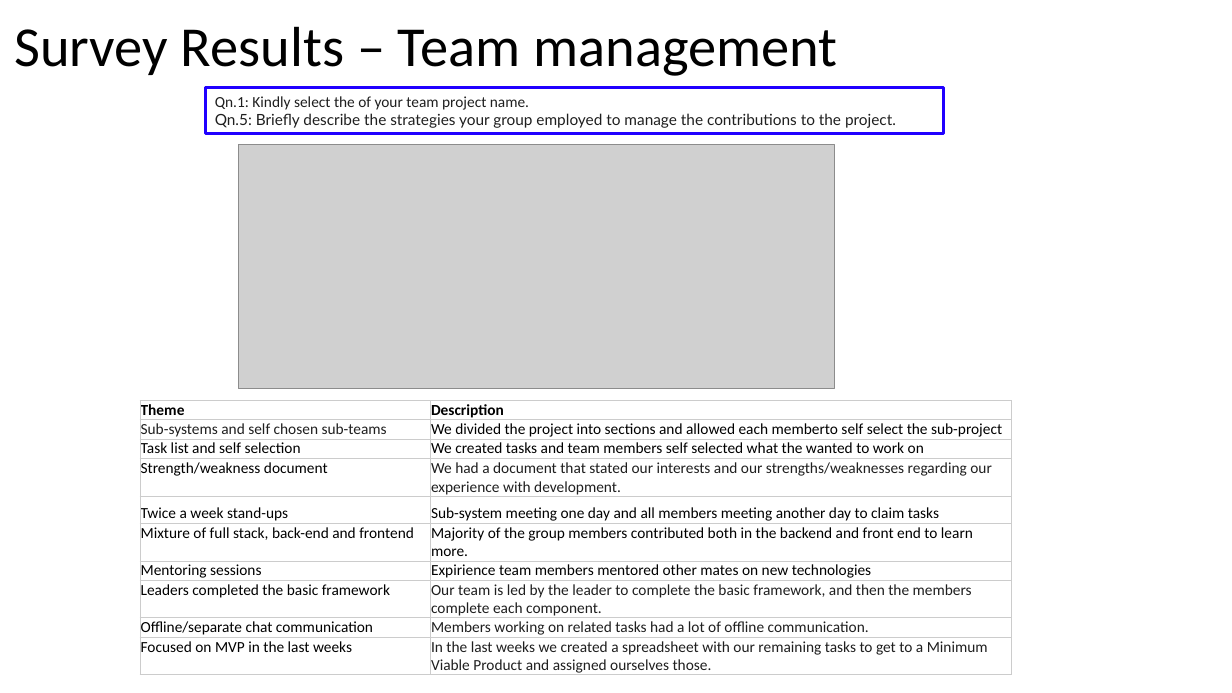
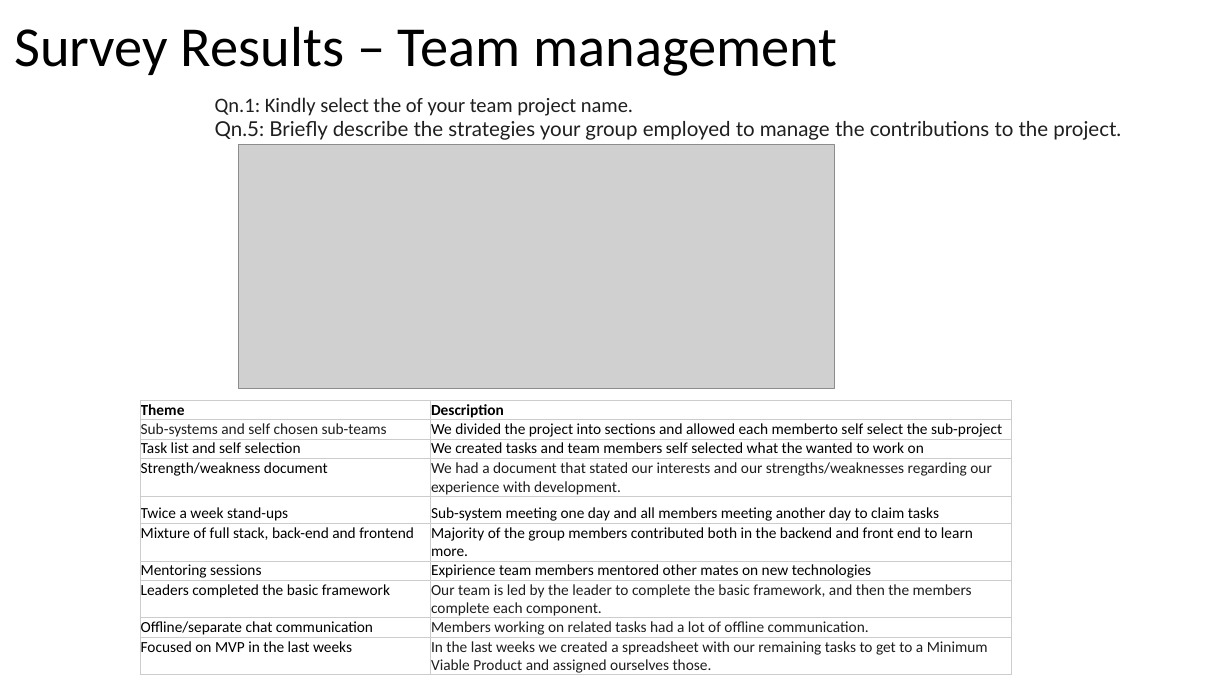
Before and after one commit to johnxu21/johnxu21.github.io, a slide deck: slide 16 of teaching/CS472/Timetable/Survey_Presentation.pptx (slide 15 before the commit). Drawn at 1232x693 pixels with LibreOffice and Linux fonts; fonts in the diff are those of the drawing; grey boxes stand for pictures. Boxes give left, top, right and bottom in pixels: in the first picture for what was removed or moved away, otherwise in the second. Text is boxed around its words. In the diff, an @@ line names an element or a change of style, - is before the commit and + after.

```diff
--- a/teaching/CS472/Timetable/Survey_Presentation.pptx
+++ b/teaching/CS472/Timetable/Survey_Presentation.pptx
@@ text "Qn.1: Kindly select the of ...": place and size @@
-text "Qn.1: Kindly select the of ..." at box(206, 87, 945, 133)
+text "Qn.1: Kindly select the of ..." at box(215, 97, 1121, 140)
@@ text "Qn.1: Kindly select the of ..." at box(215, 97, 1121, 140): size 12 to 16 pt; outline #2000FF 2.25 pt to none @@
```
Also in this commit, not shown: 11 other slides changed, 9 slides added, 1 slide removed, 1 other file.
